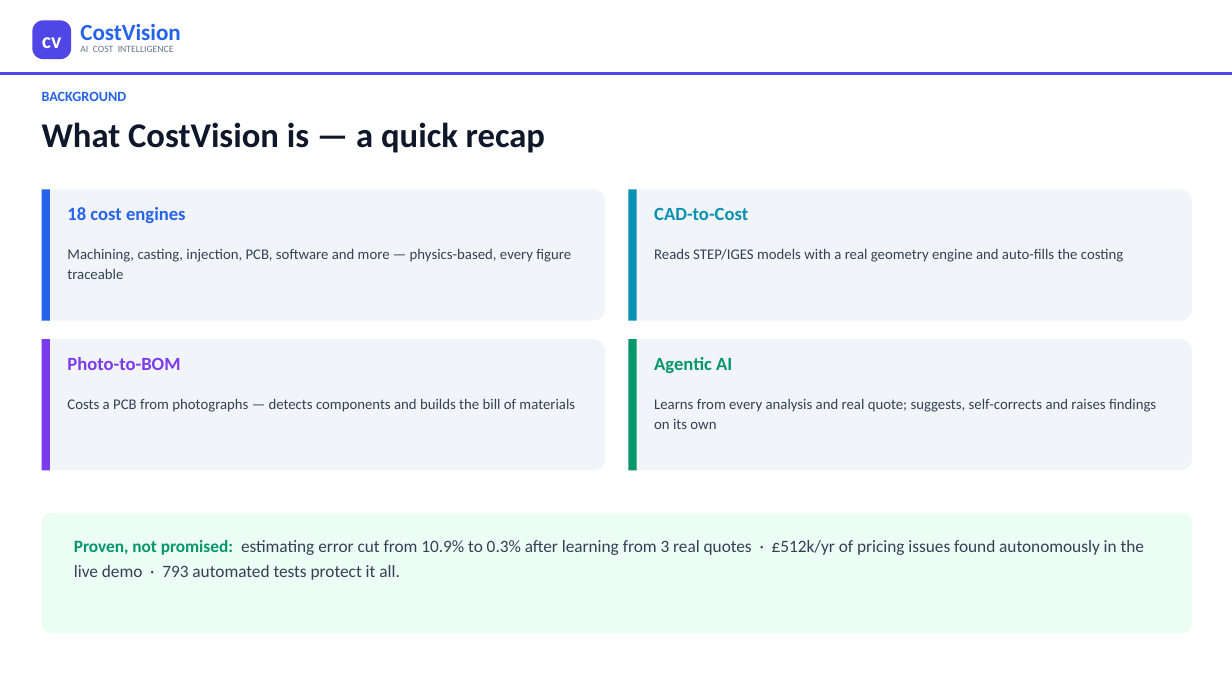
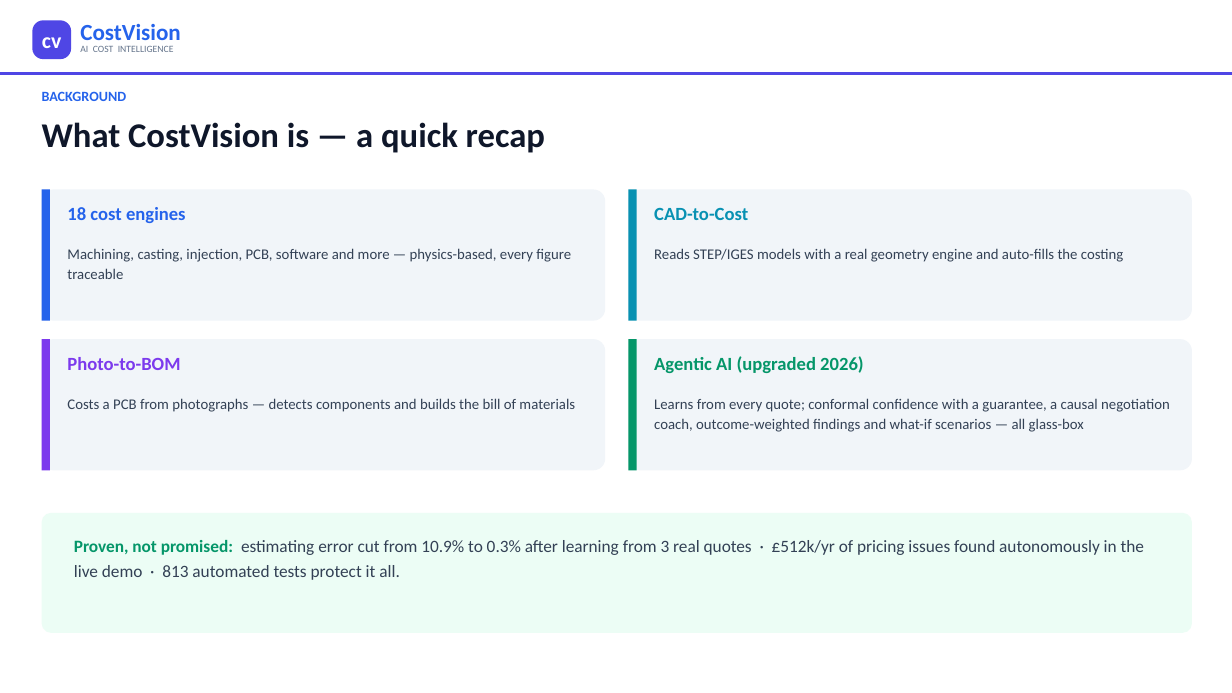
Before and after one commit to bhosaleavinash546/leamington-marathi, a slide deck: slide 3 of CostVision-Implementation-Blueprint.pptx. Drawn at 1232x693 pixels with LibreOffice and Linux fonts; fonts in the diff are those of the drawing. Boxes give left, top, right and bottom in pixels: in the first picture for what was removed or moved away, otherwise in the second. Text is boxed around its words. In the diff, an @@ line names an element or a change of style, - is before the commit and + after.

```diff
--- a/CostVision-Implementation-Blueprint.pptx
+++ b/CostVision-Implementation-Blueprint.pptx
@@ text at (654,356,864,373): text changed @@
-Agentic AI
+Agentic AI (upgraded 2026)
@@ text at (654,398,1170,432): text changed @@
-Learns from every analysis and real quote; suggests, self-corrects and raises findings on its own
+Learns from every quote; conformal confidence with a guarantee, a causal negotiation coach, outcome-weighted findings and what-if scenarios — all glass-box
@@ text at (74,540,1144,580): text changed @@
-Proven, not promised: estimating error cut from 10.9% to 0.3% after learning from 3 real quotes · £512k/yr of pricing issues found autonomously in the live demo · 793 automated tests protect it all.
+Proven, not promised: estimating error cut from 10.9% to 0.3% after learning from 3 real quotes · £512k/yr of pricing issues found autonomously in the live demo · 813 automated tests protect it all.
```
Also in this commit, not shown: 4 other slides changed, 1 slide added, 5 other files.
